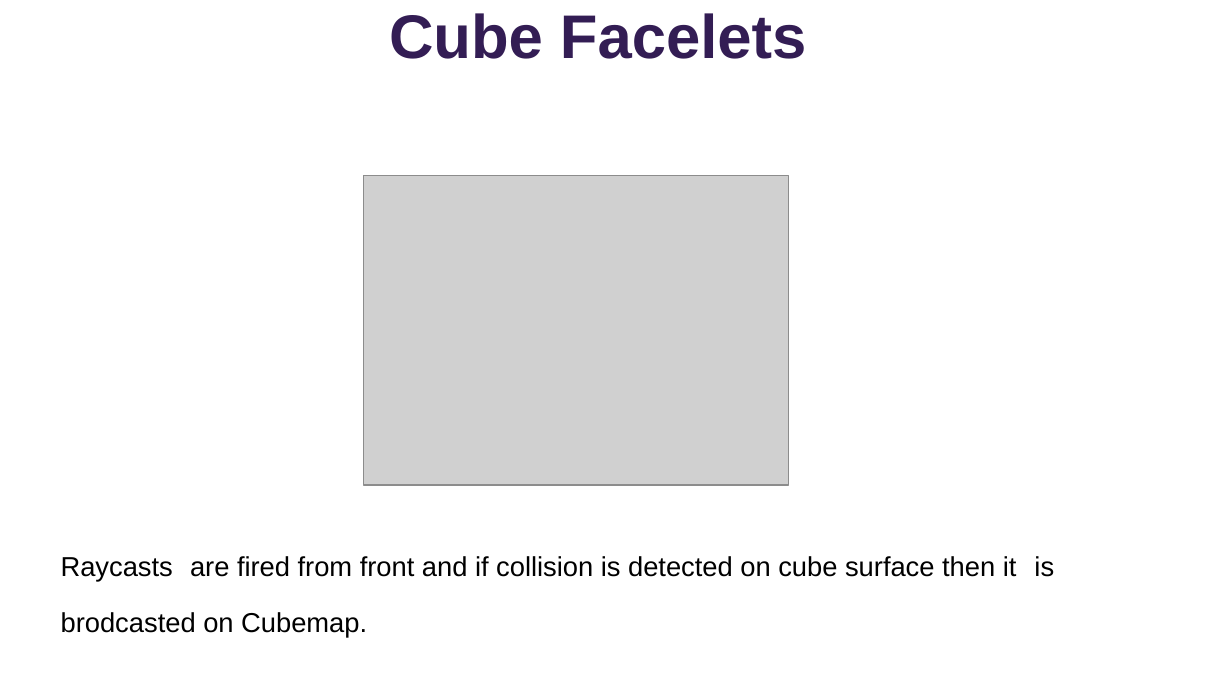
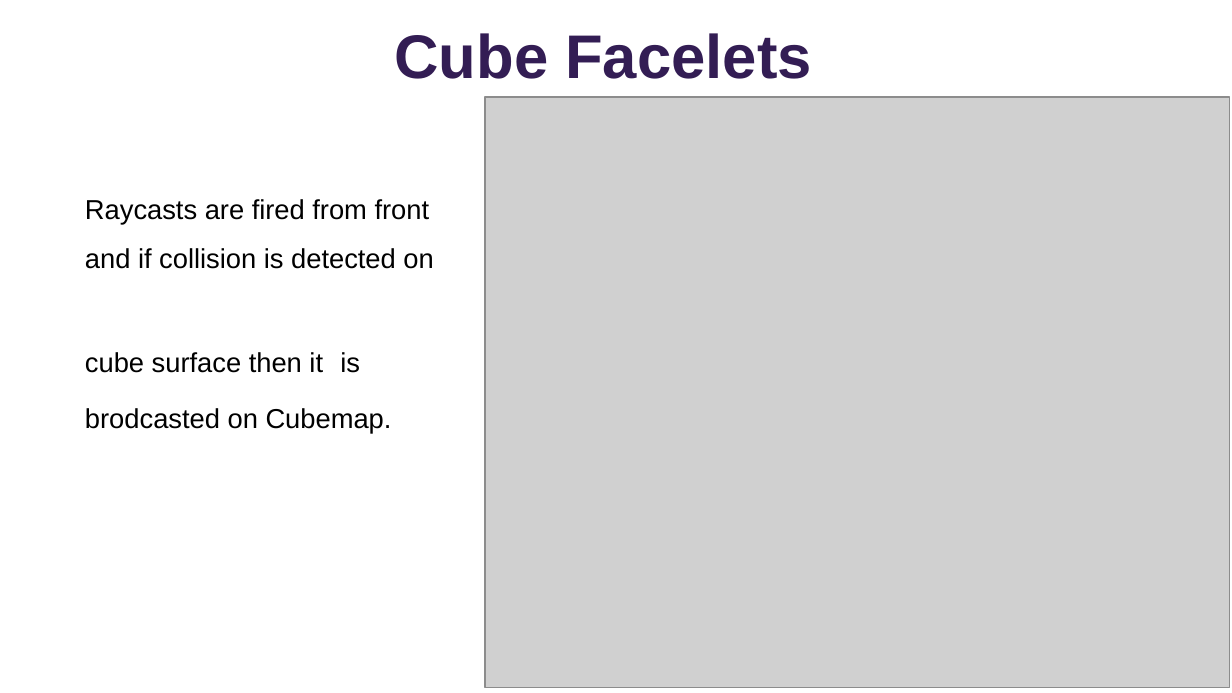
Before and after one commit to Prakash4844/Semester-6-Project-Synopsis, a slide deck: slide 11 of Rubikc PPT.pptx. Drawn at 1232x693 pixels with LibreOffice and Linux fonts; fonts in the diff are those of the drawing; grey boxes stand for pictures. Boxes give left, top, right and bottom in pixels: in the first picture for what was removed or moved away, otherwise in the second. Text is boxed around its words. In the diff, an @@ line names an element or a change of style, - is before the commit and + after.

```diff
--- a/Rubikc PPT.pptx
+++ b/Rubikc PPT.pptx
@@ text "Cube Facelets": place and size @@
-text "Cube Facelets" at (389, 13, 806, 59)
+text "Cube Facelets" at (394, 33, 811, 79)
@@ picture added at (485, 97, 1230, 687) @@
@@ text "Raycasts are fired from front ..." rewrapped from (61, 556, 1054, 638) to (85, 199, 433, 434) @@
@@ picture removed at (363, 176, 788, 485) @@
```
Also in this commit, not shown: 6 other slides changed, 3 slides added.
